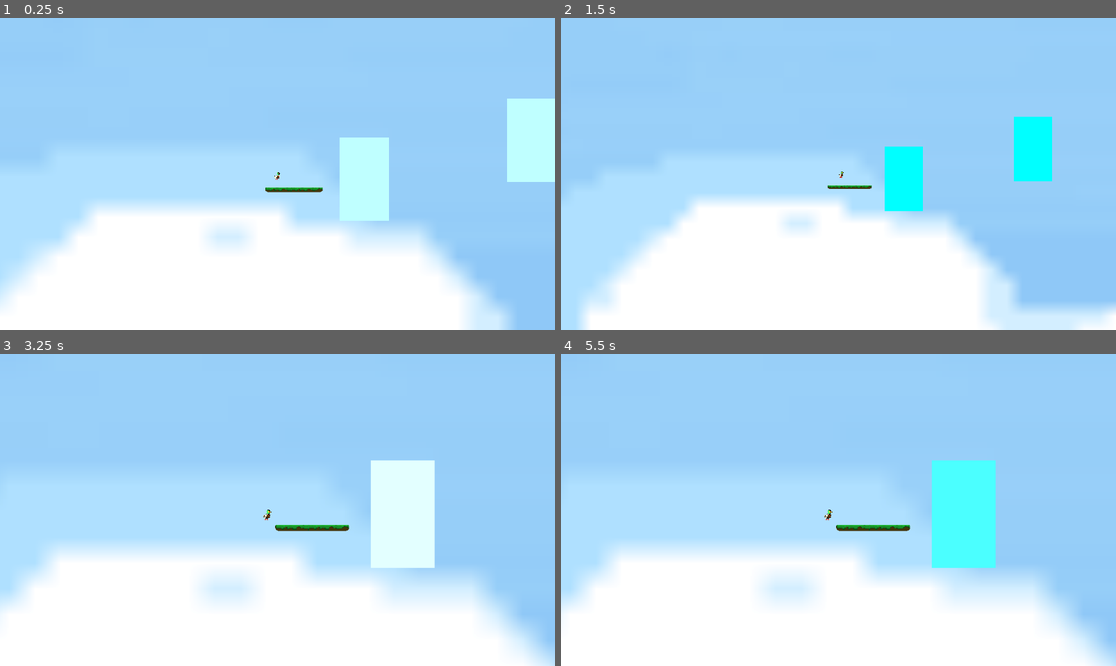
Above: before the commit, frames 1-4 (two rows, left to right).
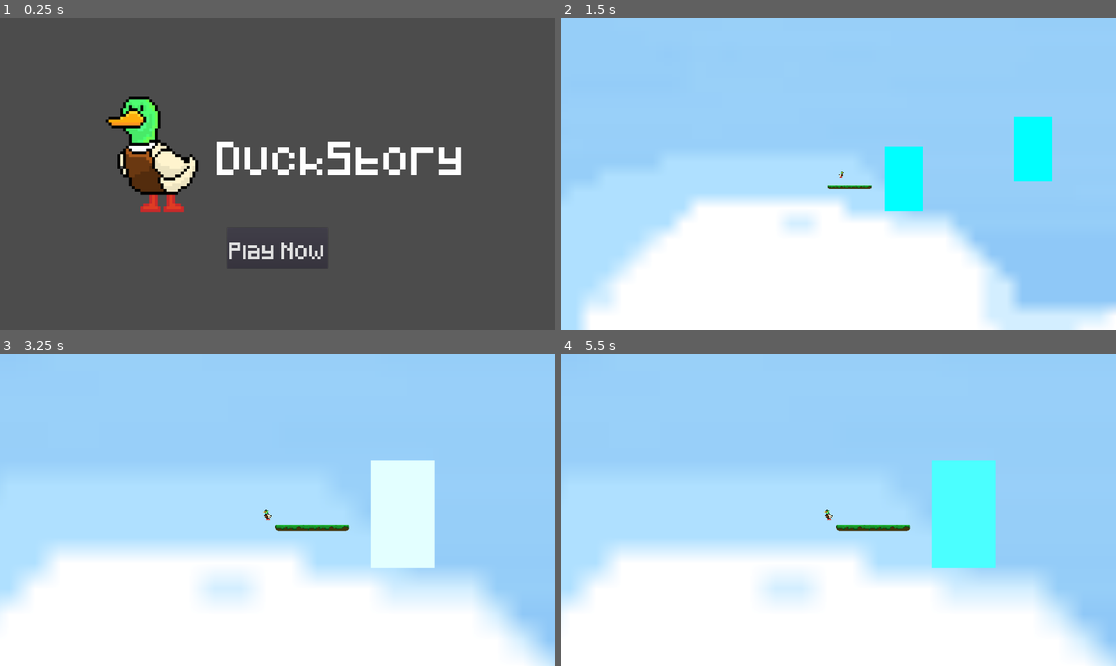
Above: after the commit, the same moments.

Repository: ChrisVo/DuckStory
Game: Godot game, scene res://UI/MainMenu.tscn
Same seed, same stepped clock (60 frames per second), same inputs: the game is played once before the commit and once after it. Before the commit the project starts from res://levels/Level1.tscn.
Inputs (mouse positions are in pixels of both pictures, inside the frame that each line leads up to):
- Up to frame 1 (0.25 s): no input
- Up to frame 2 (1.5 s): click (838, 248) at 0.5 s, where only the run after the commit has a clickable "Play Now"; tap Enter (ui_space) at 1.25, 1.35 s; hold Right (ui_right) from 1.28 s (still down)
- Up to frame 3 (3.25 s): tap Space (ui_select) at 1.52, 2.27 s; tap Enter (ui_space) at 2.1, 2.85 s; release Right (ui_right) at 2.78 s; hold Left (ui_left) from 2.78 s (still down)
- Up to frame 4 (5.5 s): release Left (ui_left) at 3.53 s; hold Right (ui_right) 3.53-5.03 s; tap Enter (ui_space) at 3.6, 4.35, 5.1 s; tap Space (ui_select) at 3.77, 4.52, 5.27 s; hold Left (ui_left) from 5.03 s (still down)

The runs differ from the first frame. In frame 1, 100% of the frame differs, in the area x 0-100%, y 0-100%; in frame 2, nothing differs; in frame 3, less than 0.1%; in frame 4, less than 0.1%.

Commit message:
Prototype Finished.

Diff:
--- a/Game.gd
+++ b/Game.gd
@@ -2,9 +2,17 @@
 
 func _process(delta):
 	if Input.is_action_just_pressed("ui_space"):
+		reset_level()
 		$"Player/Camera2D".zoom = Vector2(2.5,2.5)
-		get_tree().reload_current_scene()
 
+func reset_level():
+	get_tree().reload_current_scene()
+
+# This function gets called when the user reaches the last platform.
 func _on_Area2D_body_entered(body):
 	if body.name in 'Player':
-		print("Player has cleared this level.")
+		get_tree().change_scene(("res://levels/Level2.tscn"))
+
+
+func _on_DropDetector_body_entered(body):
+	reset_level()
--- /dev/null
+++ b/MainGame.tscn
@@ -0,0 +1,13 @@
+[gd_scene load_steps=4 format=2]
+
+[ext_resource path="res://levels/Level1.tscn" type="PackedScene" id=1]
+[ext_resource path="res://levels/Level3.tscn" type="PackedScene" id=2]
+[ext_resource path="res://levels/Level2.tscn" type="PackedScene" id=3]
+
+[node name="Node2D" type="Node2D"]
+
+[node name="Level1" parent="." instance=ExtResource( 1 )]
+
+[node name="Level2" parent="." instance=ExtResource( 3 )]
+
+[node name="Level" parent="." instance=ExtResource( 2 )]
--- /dev/null
+++ b/UI/MainMenu.gd
@@ -0,0 +1,5 @@
+extends HBoxContainer
+
+
+func _on_Button_pressed():
+	get_tree().change_scene("res://levels/Level1.tscn")
--- /dev/null
+++ b/UI/MainMenu.tscn
@@ -0,0 +1,60 @@
+[gd_scene load_steps=6 format=2]
+
+[ext_resource path="res://src/Sprites/duck.png" type="Texture" id=1]
+[ext_resource path="res://UI/MainMenu.gd" type="Script" id=2]
+[ext_resource path="res://Fonts/Pixeled.ttf" type="DynamicFontData" id=3]
+
+[sub_resource type="DynamicFont" id=1]
+size = 96
+font_data = ExtResource( 3 )
+
+[sub_resource type="DynamicFont" id=2]
+size = 48
+font_data = ExtResource( 3 )
+
+[node name="Control" type="HBoxContainer"]
+anchor_right = 1.0
+anchor_bottom = 1.0
+alignment = 1
+script = ExtResource( 2 )
+__meta__ = {
+"_edit_use_anchors_": false
+}
+
+[node name="VBoxContainer" type="VBoxContainer" parent="."]
+margin_left = 306.0
+margin_right = 1614.0
+margin_bottom = 1080.0
+alignment = 1
+
+[node name="HBoxContainer" type="HBoxContainer" parent="VBoxContainer"]
+margin_top = 212.0
+margin_right = 1308.0
+margin_bottom = 722.0
+
+[node name="TextureRect" type="TextureRect" parent="VBoxContainer/HBoxContainer"]
+margin_right = 440.0
+margin_bottom = 510.0
+texture = ExtResource( 1 )
+__meta__ = {
+"_edit_use_anchors_": false
+}
+
+[node name="Label" type="Label" parent="VBoxContainer/HBoxContainer"]
+margin_left = 444.0
+margin_top = 120.0
+margin_right = 1308.0
+margin_bottom = 390.0
+custom_fonts/font = SubResource( 1 )
+text = "DuckStory"
+
+[node name="Button" type="Button" parent="VBoxContainer"]
+margin_left = 480.0
+margin_top = 726.0
+margin_right = 964.0
+margin_bottom = 867.0
+size_flags_horizontal = 4
+custom_fonts/font = SubResource( 2 )
+custom_colors/font_color_disabled = Color( 1, 0.752941, 0.168627, 1 )
+text = "Play Now"
+[connection signal="pressed" from="VBoxContainer/Button" to="." method="_on_Button_pressed"]
--- a/levels/Level1.tscn
+++ b/levels/Level1.tscn
@@ -7,8 +7,9 @@
 [ext_resource path="res://src/Scenes/GoalPlatform.tscn" type="PackedScene" id=5]
 [ext_resource path="res://src/Scenes/Ceiling.tscn" type="PackedScene" id=6]
 [ext_resource path="res://src/Scenes/Background.tscn" type="PackedScene" id=7]
+[ext_resource path="res://src/Scenes/DropDetector.tscn" type="PackedScene" id=8]
 
-[node name="Level" type="Node2D"]
+[node name="Level1" type="Node2D"]
 position = Vector2( 49.2522, 2151.87 )
 script = ExtResource( 4 )
 
@@ -42,11 +43,12 @@
 scale = Vector2( 3.99518, 1.85621 )
 
 [node name="Wind6" parent="Wind" instance=ExtResource( 3 )]
-position = Vector2( 9142.25, 938.224 )
+position = Vector2( 9644.37, -206.614 )
 scale = Vector2( -5.77098, 5.08402 )
 
 [node name="Wind7" parent="Wind" instance=ExtResource( 3 )]
-position = Vector2( 12104.9, -2763.99 )
+position = Vector2( 12155.3, -2696.81 )
+rotation = 0.00179747
 scale = Vector2( 3.99518, 2.61621 )
 
 [node name="Wind8" parent="Wind" instance=ExtResource( 3 )]
@@ -58,7 +60,7 @@
 scale = Vector2( 3.99518, 1.83295 )
 
 [node name="Wind11" parent="Wind" instance=ExtResource( 3 )]
-position = Vector2( 19666.3, -6533.54 )
+position = Vector2( 19666.3, -6382.38 )
 scale = Vector2( 3.99518, 1.83295 )
 
 [node name="Wind12" parent="Wind" instance=ExtResource( 3 )]
@@ -85,6 +87,17 @@
 [node name="Ceiling2" parent="." instance=ExtResource( 6 )]
 position = Vector2( 24642.4, -4949 )
 scale = Vector2( 2.65757, 1.21199 )
+
+[node name="Platform" parent="." instance=ExtResource( 2 )]
+position = Vector2( 19684.7, -5477.16 )
+
+[node name="Platform2" parent="." instance=ExtResource( 2 )]
+position = Vector2( 12166.8, -1437.66 )
+
+[node name="DropDetector" parent="." instance=ExtResource( 8 )]
+position = Vector2( 20282.4, 4327.85 )
+rotation = 0.00179747
+scale = Vector2( 3.99518, 2.61621 )
 [connection signal="body_entered" from="Wind/Wind" to="Player" method="_on_Wind_body_entered"]
 [connection signal="body_exited" from="Wind/Wind" to="Player" method="_on_Wind_body_exited"]
 [connection signal="body_entered" from="Wind/Wind2" to="Player" method="_on_Wind_body_entered"]
@@ -114,6 +127,7 @@
 [connection signal="body_exited" from="Ceiling" to="Player" method="_on_Ceiling_body_exited"]
 [connection signal="body_entered" from="Ceiling2" to="Player" method="_on_Ceiling_body_entered"]
 [connection signal="body_exited" from="Ceiling2" to="Player" method="_on_Ceiling_body_exited"]
+[connection signal="body_entered" from="DropDetector" to="." method="_on_DropDetector_body_entered"]
 
 [editable path="Player"]
 
--- /dev/null
+++ b/levels/Level2.gd
@@ -0,0 +1,5 @@
+extends "res://Game.gd"
+
+func _on_Area2D_body_entered(body):
+	if body.name in 'Player':
+		get_tree().change_scene("res://src/Scenes/GameOver.tscn")
--- a/levels/Level2.tscn
+++ b/levels/Level2.tscn
@@ -1,15 +1,20 @@
-[gd_scene load_steps=7 format=2]
+[gd_scene load_steps=9 format=2]
 
 [ext_resource path="res://src/Scenes/Player.tscn" type="PackedScene" id=1]
 [ext_resource path="res://src/Scenes/Platform.tscn" type="PackedScene" id=2]
 [ext_resource path="res://src/Scenes/Wind.tscn" type="PackedScene" id=3]
-[ext_resource path="res://Game.gd" type="Script" id=4]
+[ext_resource path="res://levels/Level2.gd" type="Script" id=4]
 [ext_resource path="res://src/Scenes/GoalPlatform.tscn" type="PackedScene" id=5]
 [ext_resource path="res://src/Scenes/Ceiling.tscn" type="PackedScene" id=6]
+[ext_resource path="res://src/Scenes/Background.tscn" type="PackedScene" id=7]
+[ext_resource path="res://src/Scenes/DropDetector.tscn" type="PackedScene" id=8]
 
-[node name="Level" type="Node2D"]
+[node name="Level2" type="Node2D"]
 position = Vector2( 49.2522, 2151.87 )
 script = ExtResource( 4 )
+
+[node name="Background" parent="." instance=ExtResource( 7 )]
+position = Vector2( 2317.36, 5093.38 )
 
 [node name="Starting Platform" parent="." instance=ExtResource( 2 )]
 position = Vector2( 266.289, 175.625 )
@@ -55,6 +60,9 @@
 
 [node name="Ceiling" parent="." instance=ExtResource( 6 )]
 position = Vector2( 2216.73, -2671.52 )
+
+[node name="DropDetector" parent="." instance=ExtResource( 8 )]
+position = Vector2( 3163.36, 1319.89 )
 [connection signal="body_entered" from="Wind/Wind" to="Player" method="_on_Wind_body_entered"]
 [connection signal="body_exited" from="Wind/Wind" to="Player" method="_on_Wind_body_exited"]
 [connection signal="body_entered" from="Wind/Wind3" to="Player" method="_on_Wind_body_entered"]
@@ -66,6 +74,7 @@
 [connection signal="body_entered" from="Goal/Area2D" to="." method="_on_Area2D_body_entered"]
 [connection signal="body_entered" from="Ceiling" to="Player" method="_on_Ceiling_body_entered"]
 [connection signal="body_exited" from="Ceiling" to="Player" method="_on_Ceiling_body_exited"]
+[connection signal="body_entered" from="DropDetector" to="." method="_on_DropDetector_body_entered"]
 
 [editable path="Player"]
 
--- a/levels/Level3.tscn
+++ /dev/null
@@ -1,72 +0,0 @@
-[gd_scene load_steps=7 format=2]
-
-[ext_resource path="res://src/Scenes/Player.tscn" type="PackedScene" id=1]
-[ext_resource path="res://src/Scenes/Platform.tscn" type="PackedScene" id=2]
-[ext_resource path="res://src/Scenes/Wind.tscn" type="PackedScene" id=3]
-[ext_resource path="res://Game.gd" type="Script" id=4]
-[ext_resource path="res://src/Scenes/GoalPlatform.tscn" type="PackedScene" id=5]
-[ext_resource path="res://src/Scenes/Ceiling.tscn" type="PackedScene" id=6]
-
-[node name="Level" type="Node2D"]
-position = Vector2( 49.2522, 2151.87 )
-script = ExtResource( 4 )
-
-[node name="Starting Platform" parent="." instance=ExtResource( 2 )]
-position = Vector2( 266.289, 175.625 )
-
-[node name="Wind" type="Node2D" parent="."]
-
-[node name="Wind" parent="Wind" instance=ExtResource( 3 )]
-position = Vector2( 957.851, 643.055 )
-rotation = 0.682424
-scale = Vector2( 1.79795, 0.668682 )
-
-[node name="Wind3" parent="Wind" instance=ExtResource( 3 )]
-position = Vector2( 1217.41, -999.273 )
-rotation = 0.982995
-scale = Vector2( 1.79795, 0.668682 )
-
-[node name="Wind2" parent="Wind" instance=ExtResource( 3 )]
-position = Vector2( 2402.32, 75.9684 )
-rotation = -0.680678
-scale = Vector2( 1.79795, 0.668682 )
-
-[node name="Wind4" parent="Wind" instance=ExtResource( 3 )]
-position = Vector2( 2402.32, -1919.22 )
-rotation = -0.680678
-scale = Vector2( 1.79795, 0.668682 )
-
-[node name="Player" parent="." instance=ExtResource( 1 )]
-position = Vector2( 92.9265, 27.0928 )
-collision_layer = 2
-collision_mask = 15
-
-[node name="Goal" parent="." instance=ExtResource( 5 )]
-position = Vector2( 504.59, -1966.73 )
-
-[node name="Platform" parent="." instance=ExtResource( 2 )]
-position = Vector2( 543.406, -636.226 )
-scale = Vector2( 0.960002, 0.960002 )
-
-[node name="Platform2" parent="." instance=ExtResource( 2 )]
-position = Vector2( 849.834, -2208.02 )
-rotation = 1.58614
-scale = Vector2( 0.470412, 0.470412 )
-
-[node name="Ceiling" parent="." instance=ExtResource( 6 )]
-position = Vector2( 2216.73, -2671.52 )
-[connection signal="body_entered" from="Wind/Wind" to="Player" method="_on_Wind_body_entered"]
-[connection signal="body_exited" from="Wind/Wind" to="Player" method="_on_Wind_body_exited"]
-[connection signal="body_entered" from="Wind/Wind3" to="Player" method="_on_Wind_body_entered"]
-[connection signal="body_exited" from="Wind/Wind3" to="Player" method="_on_Wind_body_exited"]
-[connection signal="body_entered" from="Wind/Wind2" to="Player" method="_on_Wind_body_entered"]
-[connection signal="body_exited" from="Wind/Wind2" to="Player" method="_on_Wind_body_exited"]
-[connection signal="body_entered" from="Wind/Wind4" to="Player" method="_on_Wind_body_entered"]
-[connection signal="body_exited" from="Wind/Wind4" to="Player" method="_on_Wind_body_exited"]
-[connection signal="body_entered" from="Goal/Area2D" to="." method="_on_Area2D_body_entered"]
-[connection signal="body_entered" from="Ceiling" to="Player" method="_on_Ceiling_body_entered"]
-[connection signal="body_exited" from="Ceiling" to="Player" method="_on_Ceiling_body_exited"]
-
-[editable path="Player"]
-
-[editable path="Goal"]
--- a/project.godot
+++ b/project.godot
@@ -16,7 +16,7 @@
 [application]
 
 config/name="DuckStory"
-run/main_scene="res://levels/Level1.tscn"
+run/main_scene="res://UI/MainMenu.tscn"
 config/icon="res://icon.png"
 
 [display]
@@ -24,6 +24,7 @@
 window/size/width=1920
 window/size/height=1080
 window/size/resizable=false
+window/size/fullscreen=true
 
 [input]
 
--- /dev/null
+++ b/src/Scenes/DropDetector.tscn
@@ -0,0 +1,9 @@
+[gd_scene load_steps=2 format=2]
+
+[sub_resource type="RectangleShape2D" id=1]
+
+[node name="DropDetector" type="Area2D"]
+
+[node name="CollisionShape2D" type="CollisionShape2D" parent="."]
+scale = Vector2( 10000, 20 )
+shape = SubResource( 1 )
--- /dev/null
+++ b/src/Scenes/GameOver.gd
@@ -0,0 +1,6 @@
+extends HBoxContainer
+
+
+
+func _on_Button_pressed():
+	get_tree().change_scene("res://levels/Level1.tscn")
--- /dev/null
+++ b/src/Scenes/GameOver.tscn
@@ -0,0 +1,66 @@
+[gd_scene load_steps=6 format=2]
+
+[ext_resource path="res://Fonts/Pixeled.ttf" type="DynamicFontData" id=1]
+[ext_resource path="res://src/Scenes/GameOver.gd" type="Script" id=2]
+
+[sub_resource type="DynamicFont" id=1]
+size = 60
+font_data = ExtResource( 1 )
+
+[sub_resource type="DynamicFont" id=2]
+size = 36
+font_data = ExtResource( 1 )
+
+[sub_resource type="DynamicFont" id=3]
+size = 36
+font_data = ExtResource( 1 )
+
+[node name="Control" type="HBoxContainer"]
+anchor_right = 1.0
+anchor_bottom = 1.0
+margin_left = 175.0
+script = ExtResource( 2 )
+__meta__ = {
+"_edit_use_anchors_": false
+}
+
+[node name="MarginContainer" type="MarginContainer" parent="."]
+margin_right = 1755.0
+margin_bottom = 1080.0
+
+[node name="VBoxContainer" type="VBoxContainer" parent="MarginContainer"]
+margin_right = 1755.0
+margin_bottom = 1080.0
+
+[node name="Thanks" type="Label" parent="MarginContainer/VBoxContainer"]
+margin_right = 1755.0
+margin_bottom = 168.0
+custom_fonts/font = SubResource( 1 )
+text = "Thanks for playing!"
+
+[node name="Thanks2" type="Label" parent="MarginContainer/VBoxContainer"]
+margin_top = 172.0
+margin_right = 1755.0
+margin_bottom = 799.0
+custom_fonts/font = SubResource( 2 )
+text = "I'm a new game dev, and this is one of my first prototypes.
+
+Stick around for my other projects.
+
+
+- Chris Vo"
+
+[node name="HBoxContainer" type="HBoxContainer" parent="MarginContainer/VBoxContainer"]
+margin_top = 803.0
+margin_right = 1365.0
+margin_bottom = 911.0
+alignment = 2
+
+[node name="Button" type="Button" parent="MarginContainer/VBoxContainer/HBoxContainer"]
+margin_left = 1059.0
+margin_right = 1365.0
+margin_bottom = 108.0
+custom_fonts/font = SubResource( 3 )
+custom_colors/font_color = Color( 0.968627, 1, 0, 1 )
+text = "Play Again"
+[connection signal="pressed" from="MarginContainer/VBoxContainer/HBoxContainer/Button" to="." method="_on_Button_pressed"]
--- a/src/Scenes/Player.gd
+++ b/src/Scenes/Player.gd
@@ -24,9 +24,10 @@
 		velocity.y = jump_speed
 	if right:
 		velocity.x += run_speed
+		$Sprite.flip_h = true
 	if left:
 		velocity.x -= run_speed
-
+		$Sprite.flip_h = false
 func _physics_process(delta):
 	get_input()
 	if jumping and is_on_floor():
Binary file added: Fonts/Pixeled.ttf
Not shown: 1 places in levels/Level1.tscn that only renumber resources
